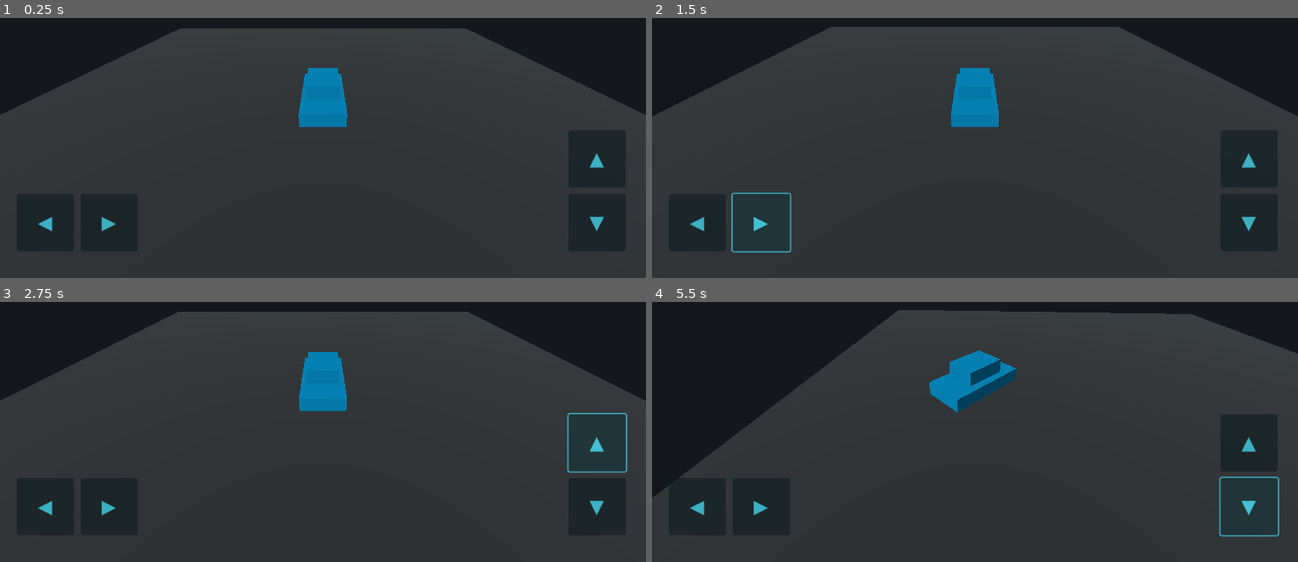
Above: before the commit, frames 1-4 (two rows, left to right).
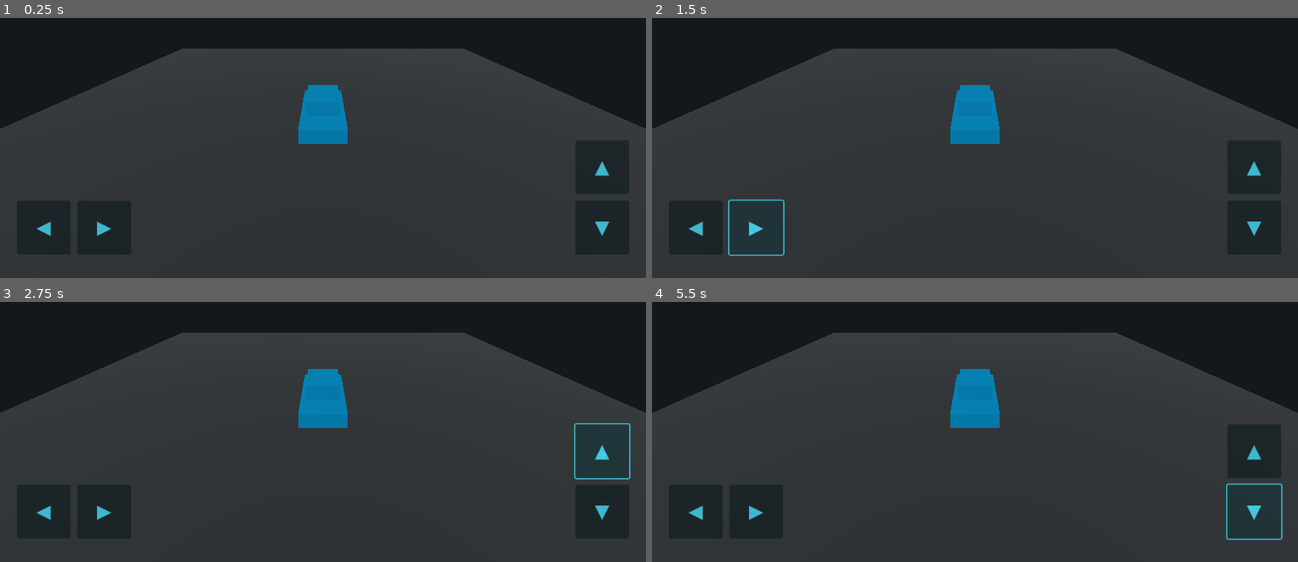
Above: after the commit, the same moments.

Repository: mandoalmzj-cell/MANDO-HVAC-PRO-
Game: Godot game, scene res://main.tscn
Two runs of this game, one before a commit and one after it. Both use one fixed random seed, a clock stepped at 60 frames per second and the inputs below.
Inputs:
- Up to frame 1 (0.25 s): no input
- Up to frame 2 (1.5 s): click "◀" at 0.5 s; click "▶" at 1.25 s
- Up to frame 3 (2.75 s): click "▲" at 2 s
- Up to frame 4 (5.5 s): click "▼" at 2.75 s; tap Enter at 3.5 s; hold Right (ui_right) 3.53-4.28 s; hold Down (ui_down) 4.28-5.03 s; hold Right (ui_right) from 5.03 s (still down)

The runs differ from the first frame. In frame 1, 8.6% of the frame differs, in the area x 0-100%, y 4-84%; in frame 2, 9.5%; in frame 3, 9.1%; in frame 4, 18%, in the area x 0-100%, y 3-92%.
Error after the commit: Invalid access to property or key 'global_basis' on a base object of type 'null instance'. (res://game.gd:25)

Commit message:
Fix vehicle movement and mobile controls

Diff:
--- a/game.gd
+++ b/game.gd
@@ -1,36 +1,35 @@
 extends Node3D
 
 @export var drive_speed: float = 8.0
-@export var turn_speed: float = 2.0
+@export var reverse_speed: float = 4.0
+@export var turn_speed: float = 1.8
+@export var camera_smoothness: float = 5.0
 
-var throttle := 0.0
-var steering := 0.0
+var throttle: float = 0.0
+var steering: float = 0.0
 
-@onready var car_body: MeshInstance3D = $CarBody
-@onready var car_cabin: MeshInstance3D = $CarCabin
+@onready var car: Node3D = $Car
 @onready var camera: Camera3D = $Camera3D
 
 func _ready() -> void:
     create_mobile_controls()
 
 func _physics_process(delta: float) -> void:
-    var forward_input := Input.get_axis("ui_up", "ui_down")
+    var forward_input := Input.get_axis("ui_down", "ui_up")
     var turn_input := Input.get_axis("ui_right", "ui_left")
-    forward_input = clamp(forward_input + throttle, -1.0, 1.0)
-    turn_input = clamp(turn_input + steering, -1.0, 1.0)
 
-    if abs(forward_input) > 0.01:
-        car_body.position += -car_body.global_basis.z * forward_input * drive_speed * delta
-        car_cabin.position += -car_cabin.global_basis.z * forward_input * drive_speed * delta
+    forward_input = clampf(forward_input + throttle, -1.0, 1.0)
+    turn_input = clampf(turn_input + steering, -1.0, 1.0)
 
-    if abs(turn_input) > 0.01:
-        var turn_amount := -turn_input * turn_speed * delta
-        car_body.rotate_y(turn_amount)
-        car_cabin.rotate_y(turn_amount)
+    var speed := drive_speed if forward_input >= 0.0 else reverse_speed
+    car.position += -car.global_basis.z * forward_input * speed * delta
 
-    var target := car_body.global_position + Vector3(0, 6, 10)
-    camera.global_position = camera.global_position.lerp(target, delta * 3.0)
-    camera.look_at(car_body.global_position, Vector3.UP)
+    if absf(forward_input) > 0.05:
+        car.rotate_y(turn_input * turn_speed * delta * signf(forward_input))
+
+    var target_position := car.global_position + car.global_basis * Vector3(0.0, 5.0, 9.0)
+    camera.global_position = camera.global_position.lerp(target_position, clampf(delta * camera_smoothness, 0.0, 1.0))
+    camera.look_at(car.global_position + Vector3(0.0, 0.8, 0.0), Vector3.UP)
 
 func create_mobile_controls() -> void:
     var layer := CanvasLayer.new()
@@ -41,37 +40,44 @@
     ui.set_anchors_and_offsets_preset(Control.PRESET_FULL_RECT)
     layer.add_child(ui)
 
-    add_hold_button(ui, "◀", Vector2(25, -125), Vector2(85, 85), "steer_left")
-    add_hold_button(ui, "▶", Vector2(120, -125), Vector2(85, 85), "steer_right")
-    add_hold_button(ui, "▲", Vector2(-115, -220), Vector2(85, 85), "accelerate")
-    add_hold_button(ui, "▼", Vector2(-115, -125), Vector2(85, 85), "brake")
+    add_hold_button(ui, "◀", Vector2(25, -115), Vector2(80, 80), "left")
+    add_hold_button(ui, "▶", Vector2(115, -115), Vector2(80, 80), "right")
+    add_hold_button(ui, "▲", Vector2(-105, -205), Vector2(80, 80), "forward")
+    add_hold_button(ui, "▼", Vector2(-105, -115), Vector2(80, 80), "reverse")
 
 func add_hold_button(parent: Control, caption: String, offset: Vector2, button_size: Vector2, action: String) -> void:
     var button := Button.new()
     button.text = caption
+    button.size = button_size
     button.custom_minimum_size = button_size
-    button.size = button_size
     button.add_theme_font_size_override("font_size", 28)
-    button.modulate = Color(0.3, 0.9, 1.0, 0.85)
+    button.modulate = Color(0.3, 0.9, 1.0, 0.9)
 
-    if action.begins_with("steer"):
+    if action == "left" or action == "right":
         button.set_anchors_preset(Control.PRESET_BOTTOM_LEFT)
-        button.position = Vector2(25, -125) if action == "steer_left" else Vector2(120, -125)
+        button.position = offset
     else:
         button.set_anchors_preset(Control.PRESET_BOTTOM_RIGHT)
-        button.position = Vector2(-115, -220) if action == "accelerate" else Vector2(-115, -125)
+        button.position = offset
 
     parent.add_child(button)
-    button.button_down.connect(func(): set_control(action, true))
-    button.button_up.connect(func(): set_control(action, false))
+    button.button_down.connect(_on_control_down.bind(action))
+    button.button_up.connect(_on_control_up.bind(action))
 
-func set_control(action: String, pressed: bool) -> void:
+func _on_control_down(action: String) -> void:
     match action:
-        "steer_left":
-            steering = -1.0 if pressed else 0.0
-        "steer_right":
-            steering = 1.0 if pressed else 0.0
-        "accelerate":
-            throttle = 1.0 if pressed else 0.0
-        "brake":
-            throttle = -1.0 if pressed else 0.0
+        "left":
+            steering = -1.0
+        "right":
+            steering = 1.0
+        "forward":
+            throttle = 1.0
+        "reverse":
+            throttle = -1.0
+
+func _on_control_up(action: String) -> void:
+    match action:
+        "left", "right":
+            steering = 0.0
+        "forward", "reverse":
+            throttle = 0.0
